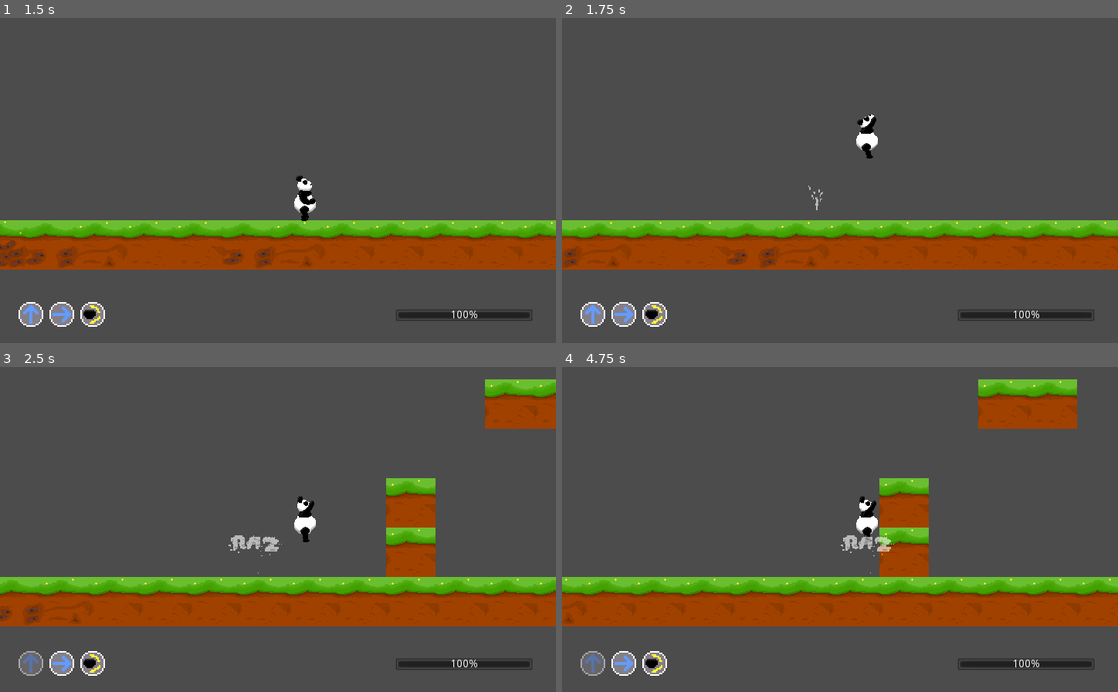
Above: before the commit, frames 1-4 (two rows, left to right).
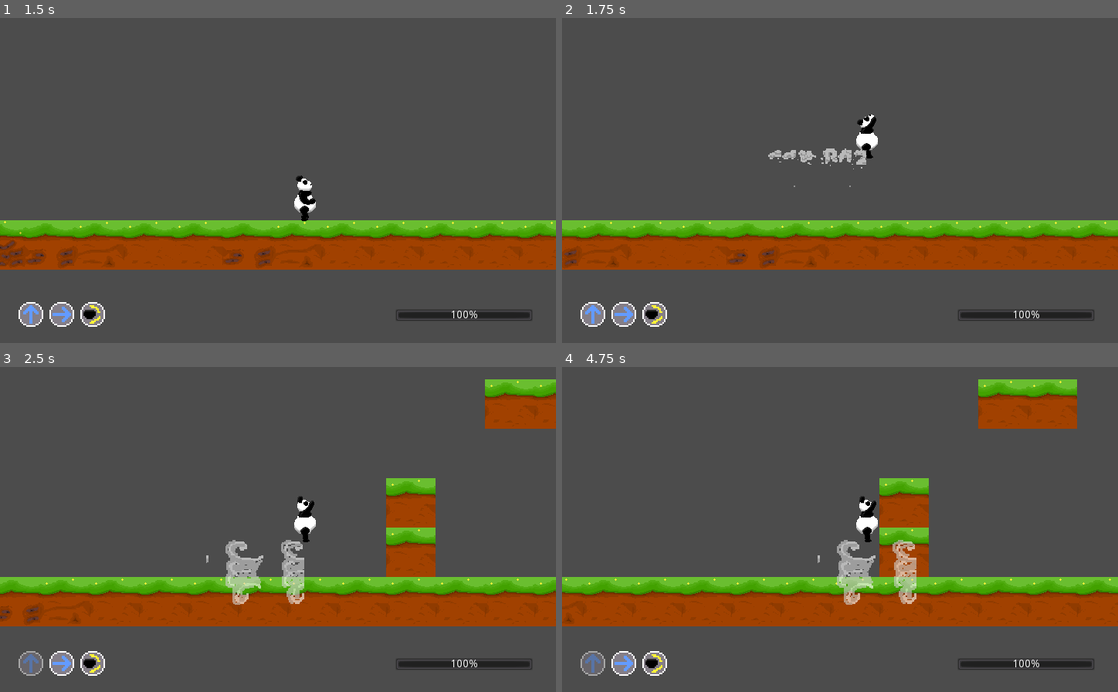
Above: after the commit, the same moments.

Repository: Rufusnu/itecgame
Game: Godot game, scene res://Scenes/MainScene.tscn
The game is run twice, just before and just after one commit, with the same random seed, the same clock (stepped at 60 frames per second) and the same inputs. The engine's default icon, where the game draws it, is replaced by a stand-in: a white triangle on a blue panel in a dark square.
Inputs (mouse positions are in pixels of both pictures, inside the frame that each line leads up to):
- Up to frame 1 (1.5 s): click (278, 190) at 0.5 s; tap Enter at 1.25 s; hold Right (ui_right) from 1.28 s (still down)
- Up to frame 2 (1.75 s): keep holding Right (ui_right); tap Up (ui_up) at 1.52 s
- Up to frame 3 (2.5 s): keep holding Right (ui_right); tap Up (ui_up) at 2.27 s
- Up to frame 4 (4.75 s): release Right (ui_right) at 2.78 s; hold Left (ui_left) 2.78-3.53 s; hold Right (ui_right) from 3.53 s (still down); tap Up (ui_up) at 3.77, 4.52 s

Frame 1 is identical in both runs. In frame 2, 0.4% of the frame differs, in the area x 37-55%, y 40-60%; in frame 3, 1.5%; in frame 4, 1.6%, in the area x 45-64%, y 51-74%.

Commit message:
textures man

Diff:
--- a/Scenes/MainScene.tscn
+++ b/Scenes/MainScene.tscn
@@ -3,9 +3,7 @@
 [ext_resource path="res://Scripts/MainScene.gd" type="Script" id=1]
 [ext_resource path="res://Scenes/Menu.tscn" type="PackedScene" id=2]
 
-
-
-[node name="MainScene" type="Node2D"]
+[node name="MainScene" type="Node2D" index="0"]
 
 script = ExtResource( 1 )
 
Binary file added: Animations/background_panda.png
Binary file changed: Animations/player/jump_particles.png
Not shown, added: Textures/parallax_forest/layers/parallax-forest-back-trees.png.import
Not shown, added: Textures/parallax_forest/layers/parallax-forest-front-trees.png.import
Not shown, added: Textures/parallax_forest/layers/parallax-forest-lights.png.import
Not shown, added: Textures/parallax_forest/layers/parallax-forest-middle-trees.png.import
Binary file added: Textures/terrain/grass_bg.png
Binary file added: Textures/terrain/tile_dream01.png
Binary file added: Textures/terrain/tile_dream02.png
